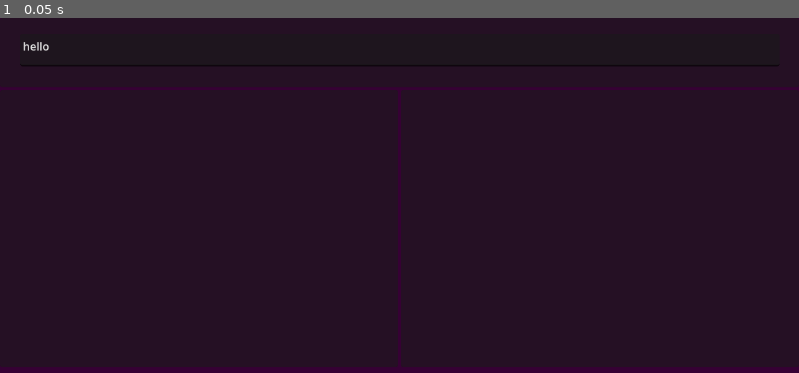
Above: before the commit, frame 1.
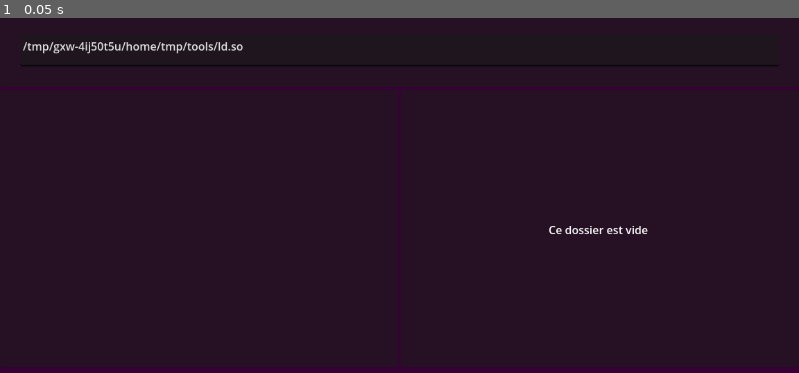
Above: after the commit, the same moment.

Repository: KevinCastel/PinkyBall-mobile
Game: Godot game, scene res://datas/scene/FileDIalog/file_dialog.tscn
Same seed, same stepped clock (60 frames per second), same inputs: the game is played once before the commit and once after it. This scene is started directly instead of the project's main scene.
Inputs:
- Up to frame 1 (0.05 s): no input

The runs differ from the first frame. In frame 1, 0.5% of the frame differs, in the area x 2-82%, y 6-61%.
Error before the commit: Parse Error: Mixed use of tabs and spaces for indentation. (res://datas/scripts/file_dialog/file_dialog.gd:154)

Commit message:
Correction des tabs et implémentation des fonctionnalitées

Diff:
--- a/datas/scripts/file_dialog/file_dialog.gd
+++ b/datas/scripts/file_dialog/file_dialog.gd
@@ -150,13 +150,15 @@
 	var cmd_obj = self._cmd_obj.new(backup_cmd)
 	self.add_child(cmd_obj)
 
-	var d = null
+	var d = {}
 	while cmd_obj.is_thread_alive():
-	  d = cmd_obj._cmd_obj._dict_command
+		d = cmd_obj._cmd_obj._dict_command
 
 	cmd_obj.queue_free()
-
-	self.execute_command(d)
+	if len(d) > 0:
+		self.execute_command(d, self._path)
+
+	self._textedit_path.set_caret_column(caret_position)
 
 	"""
 	var recursive_path = ""
@@ -167,11 +169,6 @@
 		self.show_message(self.MESSAGE_CREAT_DIR+" :"+argument)
 
 		if "$E" in path:
-			recursive_path = self.get_path_without_cmd(path, argument, "$C")
-			self.execute_file_name_cmd(recursive_path, argument)
-			path = recursive_path+argument
-			self.clean_file_system_ui()
-			self.show_message(self.MESSAGE_SUCCESSFULL_CREATED_DIR)
 	elif "$D" in path:
 		argument = self.get_file_name_from_cmd(path)
 		self.clean_file_system_ui()
@@ -202,25 +199,54 @@
 			self.show_message(self.MESSAGE_HELP_CMD_FINNISH)
 
 	self._textedit_path.text = path
-	self._textedit_path.set_caret_column(caret_position)
-	"""
-
-
-func execute_command(d):
-  """
-    Called for executing command parsed
-    from the path typed by the user.
-
-    Take Args As:
-      d (dictionay(string:string) contains command datas
-  """
-  var start_cmd = d["start_command"]
-  if start_cmd == "$C":
-    pass
-  elif start_cmd == "$H":
-    pass
-  elif start_cmd == "$D":
-    pass
+	"""
+
+
+func execute_command(d:Dictionary, path:String):
+	"""
+	Called for executing command parsed
+	from the path typed by the user.
+
+	Take Args As:
+	  d (dictionay(string:string) contains command datas
+	"""
+	var error_level = 0
+	var argument : String
+	if not "start_command" in d:
+		error_level = 1
+
+	if not "end_command" in d:
+		error_level = 1
+	elif d["end_command"] != "$E":
+		error_level = 1
+
+	if "argument" in d:
+		argument = d["argument"]
+	else:
+		error_level = 1
+
+	if error_level == 0:
+		var start_cmd = d["start_command"]
+		if start_cmd == "$C":
+			self.create_file(path,argument)
+			self.clean_file_system_ui()
+			self.show_message(self.MESSAGE_SUCCESSFULL_CREATED_DIR)
+			self._textedit_path.text = path+"/"+argument
+
+		elif start_cmd == "$H":
+			self.delete_dir(path)
+			path = path.replace(argument, "")
+			path = path.replace(d["start_command"],"")
+			path = path.replace(d["command_end"],"")
+
+			self.clean_file_system_ui()
+			self._textedit_path.text = path
+		elif start_cmd == "$D":
+			self.delete_dir(path+argument)
+			path = path.replace(self.get_df_name(path), "")
+			self.clean_file_system_ui()
+			self._textedit_path.text = path
+
 
 func get_path_without_cmd(path:String, file_name:String, start_prefix:String):
 	var recursive_path = path.replace(start_prefix, "")
@@ -229,7 +255,7 @@
 	return recursive_path
 
 
-func execute_delete_dir_cmd(path:String):
+func delete_dir(path:String):
 	var output = []
 	OS.execute("rm", ["-fr",path], output)
 
@@ -286,9 +312,9 @@
 	return file_name
 
 
-func execute_file_name_cmd(path:String, file_name:String):
+func create_file(path:String, file_name:String):
 	var output = []
-	OS.execute("mkdir",[path+file_name],output)
+	OS.execute("mkdir",[path+"/"+file_name],output)
 
 
 func remove_special_char(path:String):
